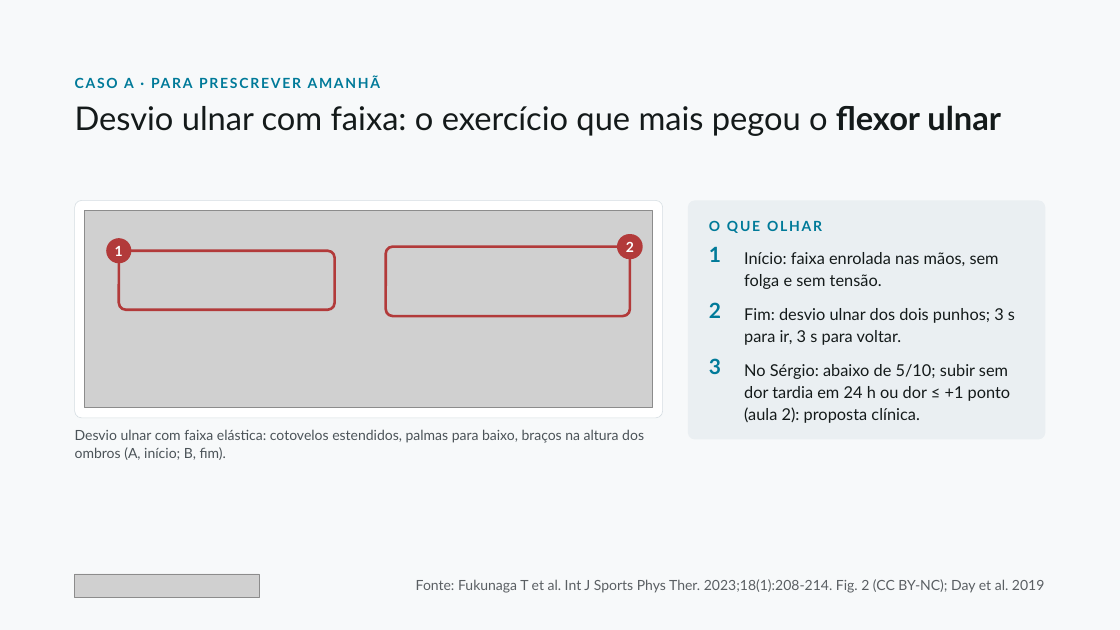
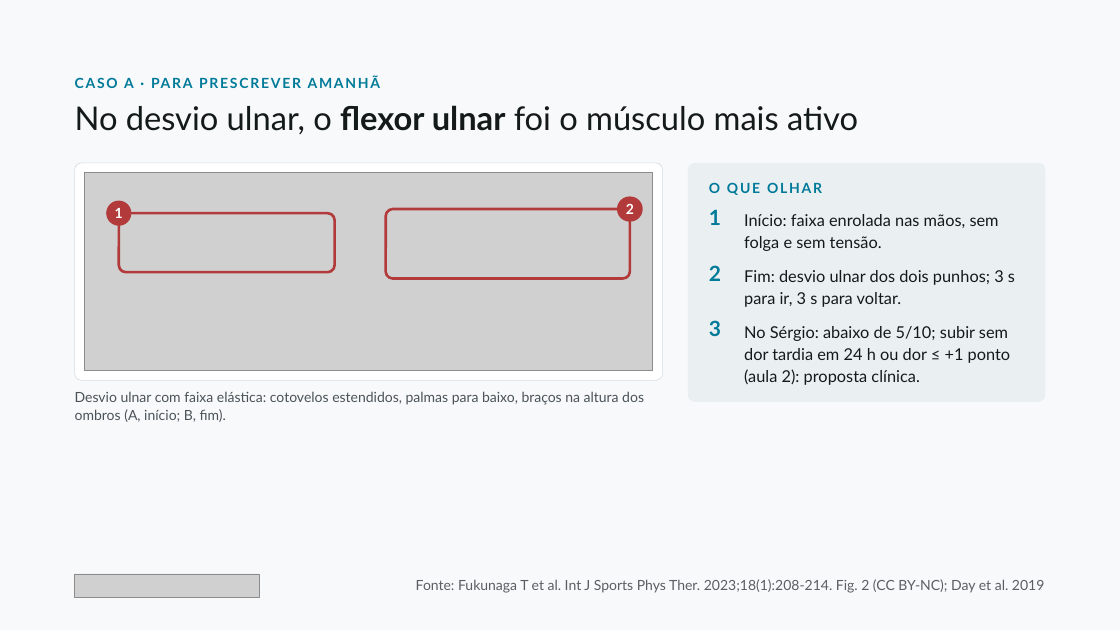
Before and after one commit to dossantosdanieel/illic, a slide deck: slide 13 of aulas/2026-11-cotovelo-medial-e-mao/04_aula/cotovelo-medial-e-mao.pptx. Drawn at 1120x630 pixels with LibreOffice and Linux fonts; fonts in the diff are those of the drawing; grey boxes stand for pictures. Boxes give left, top, right and bottom in pixels: in the first picture for what was removed or moved away, otherwise in the second. Text is boxed around its words. In the diff, an @@ line names an element or a change of style, - is before the commit and + after.

```diff
--- a/aulas/2026-11-cotovelo-medial-e-mao/04_aula/cotovelo-medial-e-mao.pptx
+++ b/aulas/2026-11-cotovelo-medial-e-mao/04_aula/cotovelo-medial-e-mao.pptx
@@ text at [75, 105, 858, 134]: text changed @@
-Desvio ulnar com faixa: o exercício que mais pegou o flexor ulnar
+No desvio ulnar, o flexor ulnar foi o músculo mais ativo
@@ 5 rounded rectangles, 4 texts, 1 picture: place and size @@
-5 rounded rectangles, 4 texts, 1 picture at [75, 201, 1046, 460]
+5 rounded rectangles, 4 texts, 1 picture at [75, 163, 1046, 422]
@@ 4 texts, 1 rounded rectangle: place and size @@
-4 texts, 1 rounded rectangle at [618, 234, 1011, 423]
+4 texts, 1 rounded rectangle at [618, 197, 1011, 385]
```
Also in this commit, not shown: 6 other slides changed, 23 other files.
